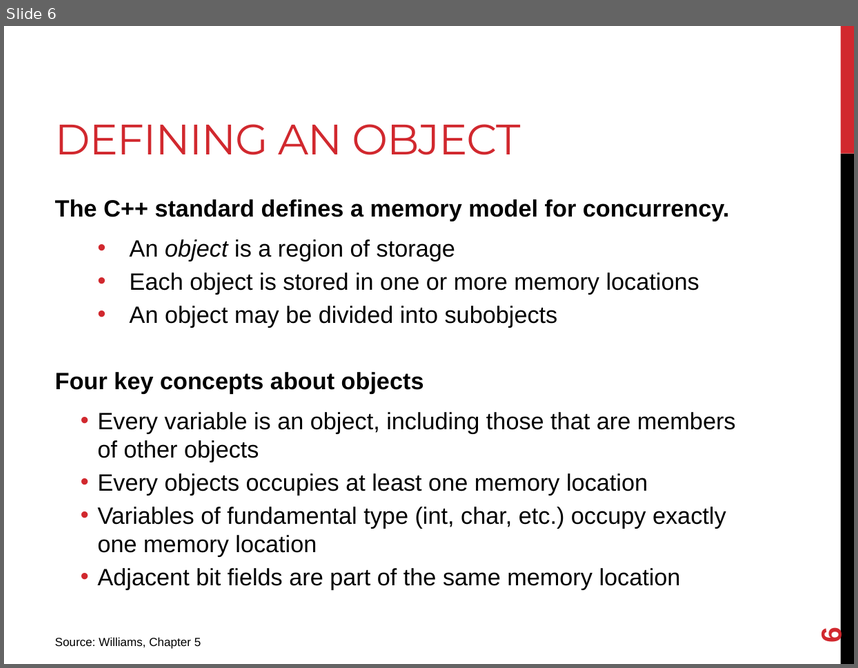
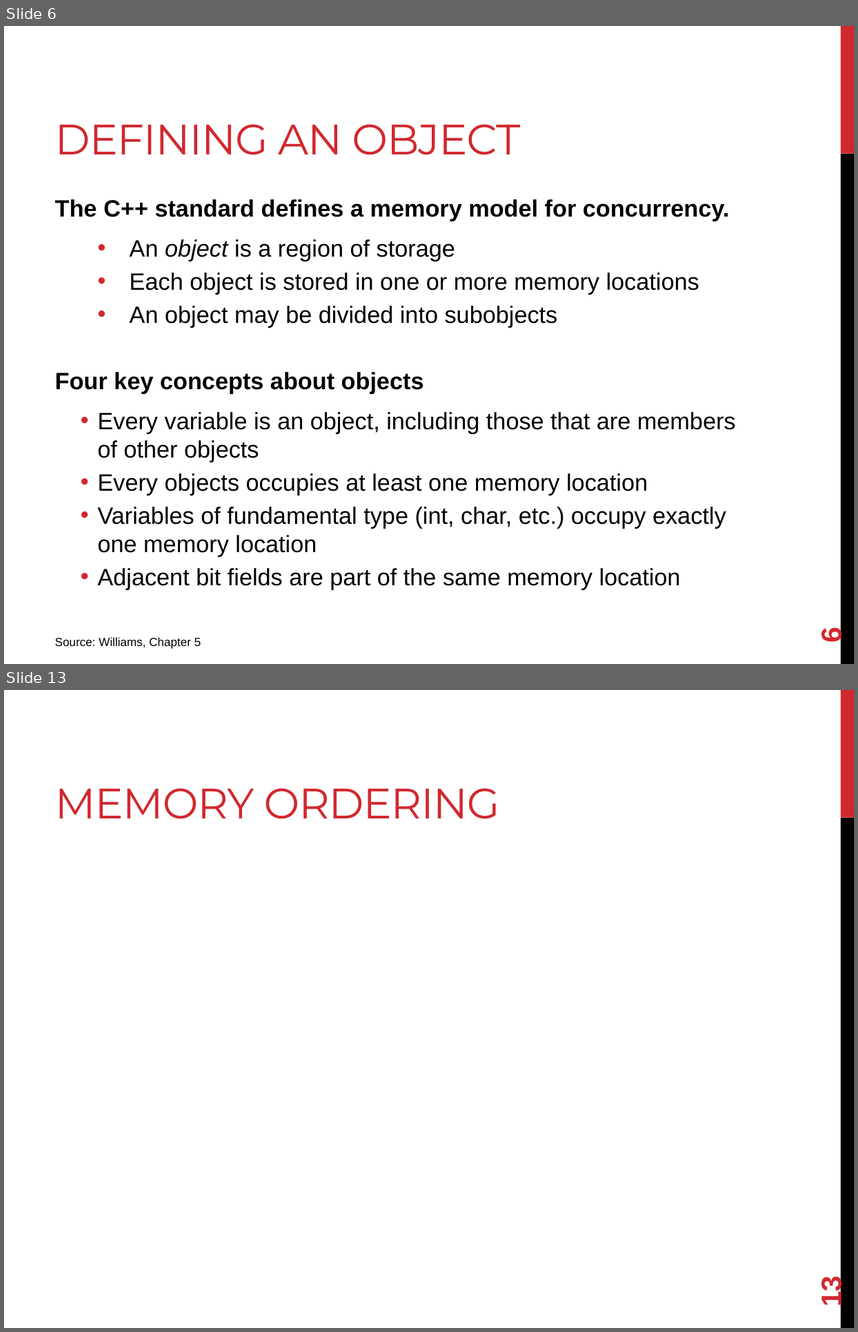
Before and after one commit to joshpeterson/DevelopingConcurrentSoftware, a slide deck: Lectures/Atomics/Atomics.pptx. Shown one above the other, each under a label of ours: slide 6 before the commit, slides 6 and 13 after it; the slides between them are not shown. The pictures are 858x668 and 858x1332 pixels, drawn with LibreOffice and Linux fonts; fonts in the diff are those of the drawing. Boxes give left, top, right and bottom in pixels: in the first picture for what was removed or moved away, otherwise in the second. Text is boxed around its words. In the diff, an @@ line names an element or a change of style, - is before the commit and + after.

```diff
--- a/Lectures/Atomics/Atomics.pptx
+++ b/Lectures/Atomics/Atomics.pptx
@@ slide 13 added at (4, 690, 854, 1328), background #FFFFFF; not listed: 2 template elements that a slide beside it also shows @@
@@ title added at (55, 788, 500, 819), 36 pt, text #D1282E @@
+MEMORY ORDERING
@@ page number added at (815, 1278, 847, 1306), 24 pt, text #D1282E, bold @@
+13
```
Also in this commit, not shown: 3 slides changed, 3 other slides added, 4 other files.
